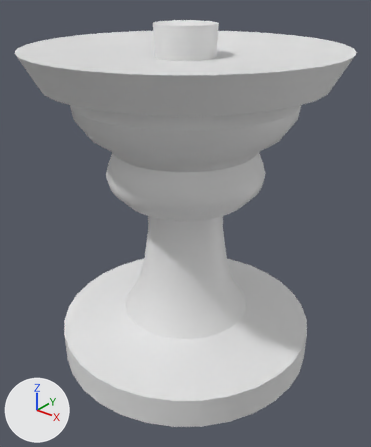
Renders of the FBX model Assets/_Game/Modelos/H3.2/Pastillero.fbx from each side of a commit.
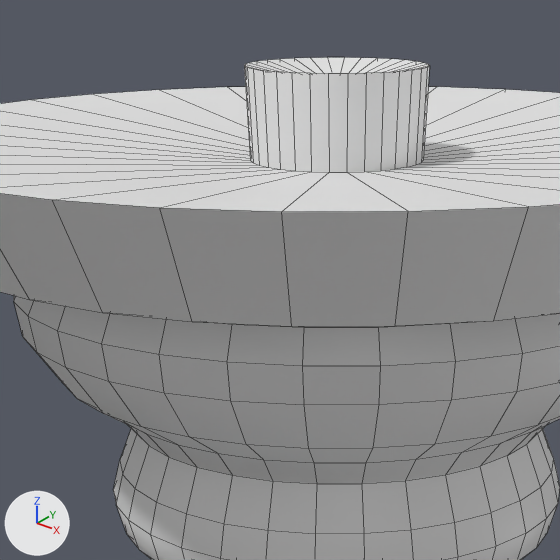
Each version is shown whole from a camera (50 mm lens) standing at (1.754, -2.194, 2.21) and looking at (0.036, -0.046, 0.878), then close up on the part from 18% to 71% of the width and 0% to 45% of the height. The lights are fixed; the arrows at lower left show +X, +Y and +Z. The close-ups show mesh edges as thin lines.

The older version as bpy lines, for what is in view:
```python
me_plane = bpy.data.meshes.new('Plane')
me_plane.from_pydata(...)  # 768 vertices, 736 faces; spans x -0.85..0.85, y -0.85..0.85, z 0.01..1.99
ob_base = bpy.data.objects.new('Base', me_plane)
ob_base.location = (0.0, 0.0, 0.0)
```
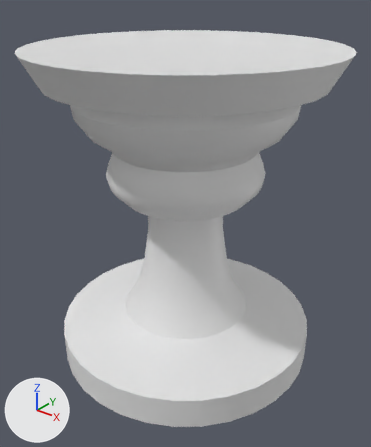
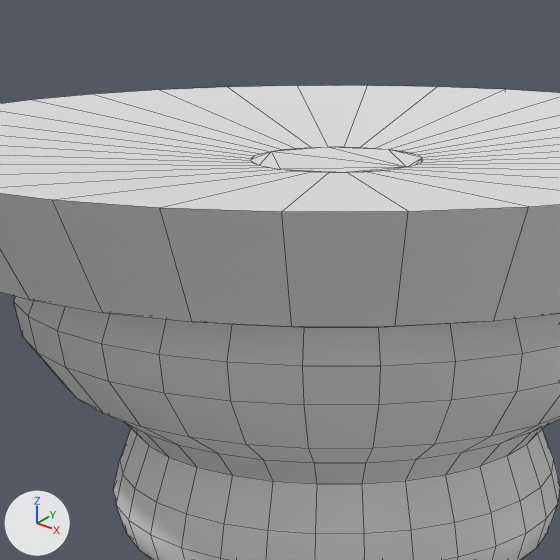
Commit message: Pastillero fixed

What changed in the scene script:
```text
Change me_plane:
    used by ob_base; location = (0.0, 0.0, 0.0)
    remove me_plane.from_pydata(...)  # 768 vertices, 736 faces; spans x -0.85..0.85, y -0.85..0.85, z 0.01..1.99
    add me_plane.from_pydata(...)  # 736 vertices, 702 faces; spans x -0.85..0.85, y -0.85..0.85, z 0.01..1.95
    me_plane part 1
    32 vertices are removed from x -0.17..0.17, y -0.17..0.17, z 1.99
    64 faces are deleted
    30 new faces join them
```

Location of each change, (x1, y1, x2, y2) in pixels of the close-ups (560 x 560 px):
'Base', reshaped: before (0, 57, 560, 560); after (0, 85, 560, 560)
part 1 of me_plane, cut back: before (244, 57, 429, 172); after (250, 147, 423, 172)
